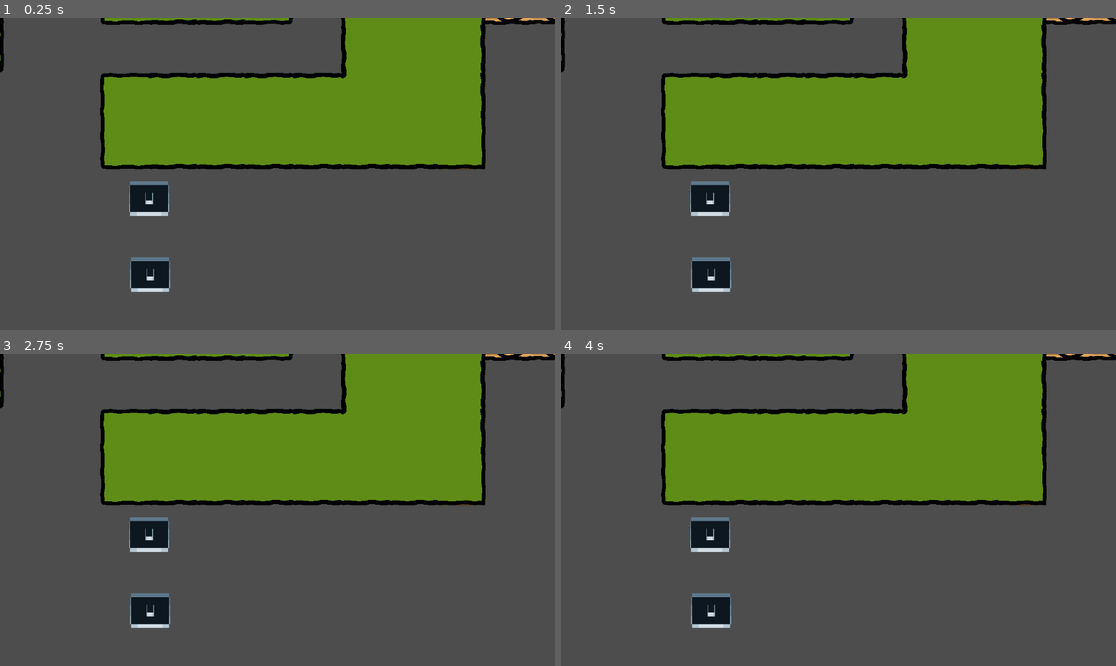
Above: before the commit, frames 1-4 (two rows, left to right).
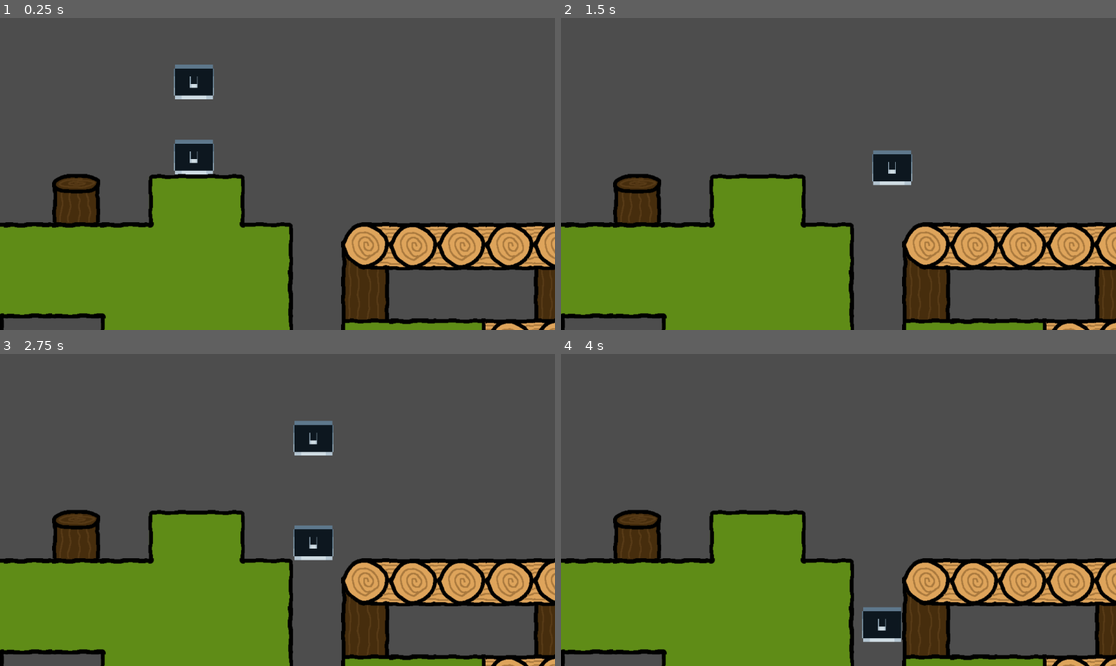
Above: after the commit, the same moments.

Repository: Buckaroodle/BedcliffGame
Game: Godot game, scene res://level.tscn
Two runs of this game, one before a commit and one after it. Both use one fixed random seed, a clock stepped at 60 frames per second and the inputs below.
Inputs (mouse positions are in pixels of both pictures, inside the frame that each line leads up to):
- Up to frame 1 (0.25 s): no input
- Up to frame 2 (1.5 s): move the mouse to (960, 158) at 0.52 s; hold D (right) from 0.53 s (still down); click (960, 158) at 0.6 s; click (960, 158) at 0.77 s; right-click (960, 158) at 0.8 s; click (960, 158) at 1.07 s; move the mouse to (727, 189) at 1.27 s; right-click (727, 189) at 1.35 s
- Up to frame 3 (2.75 s): click (166, 525) at 1.52 s; click (166, 525) at 1.55 s; click (166, 525) at 1.82 s; move the mouse to (333, 441) at 2.02 s; release D (right) at 2.03 s; hold A (left) from 2.03 s (still down); click (333, 441) at 2.1 s; right-click (333, 441) at 2.3 s
- Up to frame 4 (4 s): move the mouse to (810, 572) at 2.77 s; release A (left) at 2.78 s; hold D (right) from 2.78 s (still down); right-click (810, 572) at 2.85 s; click (810, 572) at 3.02 s; click (810, 572) at 3.05 s; click (810, 572) at 3.32 s; move the mouse to (1005, 556) at 3.52 s; click (1005, 556) at 3.6 s; click (1005, 556) at 3.77 s; right-click (1005, 556) at 3.8 s

The runs differ from the first frame. In frame 1, 58% of the frame differs, in the area x 0-100%, y 0-100%; in frame 2, 58%; in frame 3, 59%; in frame 4, 59%.

Commit message:
fixed movement
I did a thing all on my own

Diff:
--- a/bedcliff/level.tscn
+++ b/bedcliff/level.tscn
@@ -1,10 +1,7 @@
-[gd_scene load_steps=7 format=3 uid="uid://bm50u24u2n4py"]
+[gd_scene load_steps=6 format=3 uid="uid://bm50u24u2n4py"]
 
-[ext_resource type="Texture2D" uid="uid://ink4tstalxjr" path="res://sprites/SpaceBar.png" id="1_emoj7"]
+[ext_resource type="PackedScene" uid="uid://g2rm7k4iwsru" path="res://player.tscn" id="1_p6fpi"]
 [ext_resource type="Texture2D" uid="uid://btoyuo1acxmog" path="res://sprites/bedclifftileset.png" id="2_nbkdb"]
-
-[sub_resource type="RectangleShape2D" id="RectangleShape2D_yebgo"]
-size = Vector2(84, 70)
 
 [sub_resource type="RectangleShape2D" id="RectangleShape2D_yeyg6"]
 size = Vector2(1012, 20)
@@ -15,26 +12,31 @@
 0:0/0 = 0
 0:0/0/terrain_set = 0
 0:0/0/terrain = 0
+0:0/0/physics_layer_0/polygon_0/points = PackedVector2Array(-50, -50, 50, -50, 50, 50, -50, 50)
 0:0/0/terrains_peering_bit/bottom_side = 0
 1:0/0 = 0
 1:0/0/terrain_set = 0
 1:0/0/terrain = 0
+1:0/0/physics_layer_0/polygon_0/points = PackedVector2Array(-50, -50, 50, -50, 50, 50, -50, 50)
 1:0/0/terrains_peering_bit/right_side = 0
 1:0/0/terrains_peering_bit/bottom_side = 0
 2:0/0 = 0
 2:0/0/terrain_set = 0
 2:0/0/terrain = 0
+2:0/0/physics_layer_0/polygon_0/points = PackedVector2Array(-50, -50, 50, -50, 50, 50, -50, 50)
 2:0/0/terrains_peering_bit/right_side = 0
 2:0/0/terrains_peering_bit/bottom_side = 0
 2:0/0/terrains_peering_bit/left_side = 0
 3:0/0 = 0
 3:0/0/terrain_set = 0
 3:0/0/terrain = 0
+3:0/0/physics_layer_0/polygon_0/points = PackedVector2Array(-50, -50, 50, -50, 50, 50, -50, 50)
 3:0/0/terrains_peering_bit/bottom_side = 0
 3:0/0/terrains_peering_bit/left_side = 0
 4:0/0 = 0
 4:0/0/terrain_set = 0
 4:0/0/terrain = 0
+4:0/0/physics_layer_0/polygon_0/points = PackedVector2Array(-50, -50, 50, -50, 50, 50, -50, 50)
 4:0/0/terrains_peering_bit/right_side = 0
 4:0/0/terrains_peering_bit/bottom_side = 0
 4:0/0/terrains_peering_bit/left_side = 0
@@ -43,6 +45,7 @@
 5:0/0 = 0
 5:0/0/terrain_set = 0
 5:0/0/terrain = 0
+5:0/0/physics_layer_0/polygon_0/points = PackedVector2Array(-50, -50, 50, -50, 50, 50, -50, 50)
 5:0/0/terrains_peering_bit/right_side = 0
 5:0/0/terrains_peering_bit/bottom_right_corner = 0
 5:0/0/terrains_peering_bit/bottom_side = 0
@@ -50,6 +53,7 @@
 6:0/0 = 0
 6:0/0/terrain_set = 0
 6:0/0/terrain = 0
+6:0/0/physics_layer_0/polygon_0/points = PackedVector2Array(-50, -50, 50, -50, 50, 50, -50, 50)
 6:0/0/terrains_peering_bit/right_side = 0
 6:0/0/terrains_peering_bit/bottom_side = 0
 6:0/0/terrains_peering_bit/bottom_left_corner = 0
@@ -57,6 +61,7 @@
 7:0/0 = 0
 7:0/0/terrain_set = 0
 7:0/0/terrain = 0
+7:0/0/physics_layer_0/polygon_0/points = PackedVector2Array(-50, -50, 50, -50, 50, 50, -50, 50)
 7:0/0/terrains_peering_bit/right_side = 0
 7:0/0/terrains_peering_bit/bottom_side = 0
 7:0/0/terrains_peering_bit/left_side = 0
@@ -65,12 +70,14 @@
 8:0/0 = 0
 8:0/0/terrain_set = 0
 8:0/0/terrain = 0
+8:0/0/physics_layer_0/polygon_0/points = PackedVector2Array(-50, -50, 50, -50, 50, 50, -50, 50)
 8:0/0/terrains_peering_bit/right_side = 0
 8:0/0/terrains_peering_bit/bottom_right_corner = 0
 8:0/0/terrains_peering_bit/bottom_side = 0
 9:0/0 = 0
 9:0/0/terrain_set = 0
 9:0/0/terrain = 0
+9:0/0/physics_layer_0/polygon_0/points = PackedVector2Array(-50, -50, 50, -50, 50, 50, -50, 50)
 9:0/0/terrains_peering_bit/right_side = 0
 9:0/0/terrains_peering_bit/bottom_right_corner = 0
 9:0/0/terrains_peering_bit/bottom_side = 0
@@ -80,6 +87,7 @@
 10:0/0 = 0
 10:0/0/terrain_set = 0
 10:0/0/terrain = 0
+10:0/0/physics_layer_0/polygon_0/points = PackedVector2Array(-50, -50, 50, -50, 50, 50, -50, 50)
 10:0/0/terrains_peering_bit/right_side = 0
 10:0/0/terrains_peering_bit/bottom_right_corner = 0
 10:0/0/terrains_peering_bit/bottom_side = 0
@@ -88,6 +96,7 @@
 11:0/0 = 0
 11:0/0/terrain_set = 0
 11:0/0/terrain = 0
+11:0/0/physics_layer_0/polygon_0/points = PackedVector2Array(-50, -50, 50, -50, 50, 50, -50, 50)
 11:0/0/terrains_peering_bit/bottom_side = 0
 11:0/0/terrains_peering_bit/bottom_left_corner = 0
 11:0/0/terrains_peering_bit/left_side = 0
@@ -156,17 +165,20 @@
 0:1/0 = 0
 0:1/0/terrain_set = 0
 0:1/0/terrain = 0
+0:1/0/physics_layer_0/polygon_0/points = PackedVector2Array(-50, -50, 50, -50, 50, 50, -50, 50)
 0:1/0/terrains_peering_bit/bottom_side = 0
 0:1/0/terrains_peering_bit/top_side = 0
 1:1/0 = 0
 1:1/0/terrain_set = 0
 1:1/0/terrain = 0
+1:1/0/physics_layer_0/polygon_0/points = PackedVector2Array(-50, -50, 50, -50, 50, 50, -50, 50)
 1:1/0/terrains_peering_bit/right_side = 0
 1:1/0/terrains_peering_bit/bottom_side = 0
 1:1/0/terrains_peering_bit/top_side = 0
 2:1/0 = 0
 2:1/0/terrain_set = 0
 2:1/0/terrain = 0
+2:1/0/physics_layer_0/polygon_0/points = PackedVector2Array(-50, -50, 50, -50, 50, 50, -50, 50)
 2:1/0/terrains_peering_bit/right_side = 0
 2:1/0/terrains_peering_bit/bottom_side = 0
 2:1/0/terrains_peering_bit/left_side = 0
@@ -174,12 +186,14 @@
 3:1/0 = 0
 3:1/0/terrain_set = 0
 3:1/0/terrain = 0
+3:1/0/physics_layer_0/polygon_0/points = PackedVector2Array(-50, -50, 50, -50, 50, 50, -50, 50)
 3:1/0/terrains_peering_bit/bottom_side = 0
 3:1/0/terrains_peering_bit/left_side = 0
 3:1/0/terrains_peering_bit/top_side = 0
 4:1/0 = 0
 4:1/0/terrain_set = 0
 4:1/0/terrain = 0
+4:1/0/physics_layer_0/polygon_0/points = PackedVector2Array(-50, -50, 50, -50, 50, 50, -50, 50)
 4:1/0/terrains_peering_bit/right_side = 0
 4:1/0/terrains_peering_bit/bottom_right_corner = 0
 4:1/0/terrains_peering_bit/bottom_side = 0
@@ -187,6 +201,7 @@
 5:1/0 = 0
 5:1/0/terrain_set = 0
 5:1/0/terrain = 0
+5:1/0/physics_layer_0/polygon_0/points = PackedVector2Array(-50, -50, 50, -50, 50, 50, -50, 50)
 5:1/0/terrains_peering_bit/right_side = 0
 5:1/0/terrains_peering_bit/bottom_right_corner = 0
 5:1/0/terrains_peering_bit/bottom_side = 0
@@ -197,6 +212,7 @@
 6:1/0 = 0
 6:1/0/terrain_set = 0
 6:1/0/terrain = 0
+6:1/0/physics_layer_0/polygon_0/points = PackedVector2Array(-50, -50, 50, -50, 50, 50, -50, 50)
 6:1/0/terrains_peering_bit/right_side = 0
 6:1/0/terrains_peering_bit/bottom_right_corner = 0
 6:1/0/terrains_peering_bit/bottom_side = 0
@@ -207,6 +223,7 @@
 7:1/0 = 0
 7:1/0/terrain_set = 0
 7:1/0/terrain = 0
+7:1/0/physics_layer_0/polygon_0/points = PackedVector2Array(-50, -50, 50, -50, 50, 50, -50, 50)
 7:1/0/terrains_peering_bit/bottom_side = 0
 7:1/0/terrains_peering_bit/bottom_left_corner = 0
 7:1/0/terrains_peering_bit/left_side = 0
@@ -214,6 +231,7 @@
 8:1/0 = 0
 8:1/0/terrain_set = 0
 8:1/0/terrain = 0
+8:1/0/physics_layer_0/polygon_0/points = PackedVector2Array(-50, -50, 50, -50, 50, 50, -50, 50)
 8:1/0/terrains_peering_bit/right_side = 0
 8:1/0/terrains_peering_bit/bottom_right_corner = 0
 8:1/0/terrains_peering_bit/bottom_side = 0
@@ -222,6 +240,7 @@
 9:1/0 = 0
 9:1/0/terrain_set = 0
 9:1/0/terrain = 0
+9:1/0/physics_layer_0/polygon_0/points = PackedVector2Array(-50, -50, 50, -50, 50, 50, -50, 50)
 9:1/0/terrains_peering_bit/right_side = 0
 9:1/0/terrains_peering_bit/bottom_side = 0
 9:1/0/terrains_peering_bit/bottom_left_corner = 0
@@ -233,6 +252,7 @@
 11:1/0 = 0
 11:1/0/terrain_set = 0
 11:1/0/terrain = 0
+11:1/0/physics_layer_0/polygon_0/points = PackedVector2Array(-50, -50, 50, -50, 50, 50, -50, 50)
 11:1/0/terrains_peering_bit/right_side = 0
 11:1/0/terrains_peering_bit/bottom_side = 0
 11:1/0/terrains_peering_bit/bottom_left_corner = 0
@@ -305,26 +325,31 @@
 0:2/0 = 0
 0:2/0/terrain_set = 0
 0:2/0/terrain = 0
+0:2/0/physics_layer_0/polygon_0/points = PackedVector2Array(-50, -50, 50, -50, 50, 50, -50, 50)
 0:2/0/terrains_peering_bit/top_side = 0
 1:2/0 = 0
 1:2/0/terrain_set = 0
 1:2/0/terrain = 0
+1:2/0/physics_layer_0/polygon_0/points = PackedVector2Array(-50, -50, 50, -50, 50, 50, -50, 50)
 1:2/0/terrains_peering_bit/right_side = 0
 1:2/0/terrains_peering_bit/top_side = 0
 2:2/0 = 0
 2:2/0/terrain_set = 0
 2:2/0/terrain = 0
+2:2/0/physics_layer_0/polygon_0/points = PackedVector2Array(-50, -50, 50, -50, 50, 50, -50, 50)
 2:2/0/terrains_peering_bit/right_side = 0
 2:2/0/terrains_peering_bit/left_side = 0
 2:2/0/terrains_peering_bit/top_side = 0
 3:2/0 = 0
 3:2/0/terrain_set = 0
 3:2/0/terrain = 0
+3:2/0/physics_layer_0/polygon_0/points = PackedVector2Array(-50, -50, 50, -50, 50, 50, -50, 50)
 3:2/0/terrains_peering_bit/left_side = 0
 3:2/0/terrains_peering_bit/top_side = 0
 4:2/0 = 0
 4:2/0/terrain_set = 0
 4:2/0/terrain = 0
+4:2/0/physics_layer_0/polygon_0/points = PackedVector2Array(-50, -50, 50, -50, 50, 50, -50, 50)
 4:2/0/terrains_peering_bit/right_side = 0
 4:2/0/terrains_peering_bit/bottom_side = 0
 4:2/0/terrains_peering_bit/top_side = 0
@@ -332,6 +357,7 @@
 5:2/0 = 0
 5:2/0/terrain_set = 0
 5:2/0/terrain = 0
+5:2/0/physics_layer_0/polygon_0/points = PackedVector2Array(-50, -50, 50, -50, 50, 50, -50, 50)
 5:2/0/terrains_peering_bit/right_side = 0
 5:2/0/terrains_peering_bit/bottom_right_corner = 0
 5:2/0/terrains_peering_bit/bottom_side = 0
@@ -342,6 +368,7 @@
 6:2/0 = 0
 6:2/0/terrain_set = 0
 6:2/0/terrain = 0
+6:2/0/physics_layer_0/polygon_0/points = PackedVector2Array(-50, -50, 50, -50, 50, 50, -50, 50)
 6:2/0/terrains_peering_bit/right_side = 0
 6:2/0/terrains_peering_bit/bottom_side = 0
 6:2/0/terrains_peering_bit/bottom_left_corner = 0
@@ -352,6 +379,7 @@
 7:2/0 = 0
 7:2/0/terrain_set = 0
 7:2/0/terrain = 0
+7:2/0/physics_layer_0/polygon_0/points = PackedVector2Array(-50, -50, 50, -50, 50, 50, -50, 50)
 7:2/0/terrains_peering_bit/bottom_side = 0
 7:2/0/terrains_peering_bit/left_side = 0
 7:2/0/terrains_peering_bit/top_left_corner = 0
@@ -359,6 +387,7 @@
 8:2/0 = 0
 8:2/0/terrain_set = 0
 8:2/0/terrain = 0
+8:2/0/physics_layer_0/polygon_0/points = PackedVector2Array(-50, -50, 50, -50, 50, 50, -50, 50)
 8:2/0/terrains_peering_bit/right_side = 0
 8:2/0/terrains_peering_bit/bottom_right_corner = 0
 8:2/0/terrains_peering_bit/bottom_side = 0
@@ -368,6 +397,7 @@
 9:2/0 = 0
 9:2/0/terrain_set = 0
 9:2/0/terrain = 0
+9:2/0/physics_layer_0/polygon_0/points = PackedVector2Array(-50, -50, 50, -50, 50, 50, -50, 50)
 9:2/0/terrains_peering_bit/right_side = 0
 9:2/0/terrains_peering_bit/bottom_right_corner = 0
 9:2/0/terrains_peering_bit/bottom_side = 0
@@ -379,6 +409,7 @@
 10:2/0 = 0
 10:2/0/terrain_set = 0
 10:2/0/terrain = 0
+10:2/0/physics_layer_0/polygon_0/points = PackedVector2Array(-50, -50, 50, -50, 50, 50, -50, 50)
 10:2/0/terrains_peering_bit/right_side = 0
 10:2/0/terrains_peering_bit/bottom_right_corner = 0
 10:2/0/terrains_peering_bit/bottom_side = 0
@@ -388,6 +419,7 @@
 11:2/0 = 0
 11:2/0/terrain_set = 0
 11:2/0/terrain = 0
+11:2/0/physics_layer_0/polygon_0/points = PackedVector2Array(-50, -50, 50, -50, 50, 50, -50, 50)
 11:2/0/terrains_peering_bit/bottom_side = 0
 11:2/0/terrains_peering_bit/bottom_left_corner = 0
 11:2/0/terrains_peering_bit/left_side = 0
@@ -462,19 +494,23 @@
 1:3/0 = 0
 1:3/0/terrain_set = 0
 1:3/0/terrain = 0
+1:3/0/physics_layer_0/polygon_0/points = PackedVector2Array(-50, -50, 50, -50, 50, 50, -50, 50)
 1:3/0/terrains_peering_bit/right_side = 0
 2:3/0 = 0
 2:3/0/terrain_set = 0
 2:3/0/terrain = 0
+2:3/0/physics_layer_0/polygon_0/points = PackedVector2Array(-50, -50, 50, -50, 50, 50, -50, 50)
 2:3/0/terrains_peering_bit/right_side = 0
 2:3/0/terrains_peering_bit/left_side = 0
 3:3/0 = 0
 3:3/0/terrain_set = 0
 3:3/0/terrain = 0
+3:3/0/physics_layer_0/polygon_0/points = PackedVector2Array(-50, -50, 50, -50, 50, 50, -50, 50)
 3:3/0/terrains_peering_bit/left_side = 0
 4:3/0 = 0
 4:3/0/terrain_set = 0
 4:3/0/terrain = 0
+4:3/0/physics_layer_0/polygon_0/points = PackedVector2Array(-50, -50, 50, -50, 50, 50, -50, 50)
 4:3/0/terrains_peering_bit/right_side = 0
 4:3/0/terrains_peering_bit/bottom_side = 0
 4:3/0/terrains_peering_bit/bottom_left_corner = 0
@@ -483,6 +519,7 @@
 5:3/0 = 0
 5:3/0/terrain_set = 0
 5:3/0/terrain = 0
+5:3/0/physics_layer_0/polygon_0/points = PackedVector2Array(-50, -50, 50, -50, 50, 50, -50, 50)
 5:3/0/terrains_peering_bit/right_side = 0
 5:3/0/terrains_peering_bit/left_side = 0
 5:3/0/terrains_peering_bit/top_side = 0
@@ -490,6 +527,7 @@
 6:3/0 = 0
 6:3/0/terrain_set = 0
 6:3/0/terrain = 0
+6:3/0/physics_layer_0/polygon_0/points = PackedVector2Array(-50, -50, 50, -50, 50, 50, -50, 50)
 6:3/0/terrains_peering_bit/right_side = 0
 6:3/0/terrains_peering_bit/left_side = 0
 6:3/0/terrains_peering_bit/top_left_corner = 0
@@ -497,6 +535,7 @@
 7:3/0 = 0
 7:3/0/terrain_set = 0
 7:3/0/terrain = 0
+7:3/0/physics_layer_0/polygon_0/points = PackedVector2Array(-50, -50, 50, -50, 50, 50, -50, 50)
 7:3/0/terrains_peering_bit/right_side = 0
 7:3/0/terrains_peering_bit/bottom_right_corner = 0
 7:3/0/terrains_peering_bit/bottom_side = 0
@@ -505,12 +544,14 @@
 8:3/0 = 0
 8:3/0/terrain_set = 0
 8:3/0/terrain = 0
+8:3/0/physics_layer_0/polygon_0/points = PackedVector2Array(-50, -50, 50, -50, 50, 50, -50, 50)
 8:3/0/terrains_peering_bit/right_side = 0
 8:3/0/terrains_peering_bit/top_side = 0
 8:3/0/terrains_peering_bit/top_right_corner = 0
 9:3/0 = 0
 9:3/0/terrain_set = 0
 9:3/0/terrain = 0
+9:3/0/physics_layer_0/polygon_0/points = PackedVector2Array(-50, -50, 50, -50, 50, 50, -50, 50)
 9:3/0/terrains_peering_bit/right_side = 0
 9:3/0/terrains_peering_bit/left_side = 0
 9:3/0/terrains_peering_bit/top_left_corner = 0
@@ -519,6 +560,7 @@
 10:3/0 = 0
 10:3/0/terrain_set = 0
 10:3/0/terrain = 0
+10:3/0/physics_layer_0/polygon_0/points = PackedVector2Array(-50, -50, 50, -50, 50, 50, -50, 50)
 10:3/0/terrains_peering_bit/right_side = 0
 10:3/0/terrains_peering_bit/bottom_side = 0
 10:3/0/terrains_peering_bit/left_side = 0
@@ -528,6 +570,7 @@
 11:3/0 = 0
 11:3/0/terrain_set = 0
 11:3/0/terrain = 0
+11:3/0/physics_layer_0/polygon_0/points = PackedVector2Array(-50, -50, 50, -50, 50, 50, -50, 50)
 11:3/0/terrains_peering_bit/left_side = 0
 11:3/0/terrains_peering_bit/top_left_corner = 0
 11:3/0/terrains_peering_bit/top_side = 0
@@ -2144,6 +2187,7 @@
 
 [sub_resource type="TileSet" id="TileSet_li4qy"]
 tile_size = Vector2i(100, 100)
+physics_layer_0/collision_layer = 1
 terrain_set_0/mode = 0
 terrain_set_0/terrain_0/name = "Terrain 0"
 terrain_set_0/terrain_0/color = Color(0.5, 0.34375, 0.25, 1)
@@ -2151,30 +2195,8 @@
 
 [node name="Node2D" type="Node2D"]
 
-[node name="TopBed" type="CharacterBody2D" parent="."]
-position = Vector2(-290, -286)
-collision_layer = 0
-
-[node name="SpaceBar" type="Sprite2D" parent="TopBed"]
-position = Vector2(91.5775, 47)
-scale = Vector2(0.198233, 1)
-texture = ExtResource("1_emoj7")
-
-[node name="CollisionShape2D" type="CollisionShape2D" parent="TopBed"]
-position = Vector2(91.345, 48)
-shape = SubResource("RectangleShape2D_yebgo")
-
-[node name="BottomCliff" type="CharacterBody2D" parent="."]
-position = Vector2(-288, -128)
-
-[node name="SpaceBar" type="Sprite2D" parent="BottomCliff"]
-position = Vector2(91.5775, 47)
-scale = Vector2(0.198233, 1)
-texture = ExtResource("1_emoj7")
-
-[node name="CollisionShape2D" type="CollisionShape2D" parent="BottomCliff"]
-position = Vector2(91.345, 48)
-shape = SubResource("RectangleShape2D_yebgo")
+[node name="Player" parent="." instance=ExtResource("1_p6fpi")]
+position = Vector2(-103, -1024)
 
 [node name="Area2D" type="StaticBody2D" parent="."]
 
@@ -2190,9 +2212,7 @@
 shape = SubResource("RectangleShape2D_yeyg6")
 
 [node name="Camera2D" type="Camera2D" parent="."]
-position = Vector2(68, -290)
-
-[node name="Timer" type="Timer" parent="."]
+position = Vector2(67.685, -1000.42)
 
 [node name="TileMap" type="TileMap" parent="."]
 tile_set = SubResource("TileSet_li4qy")
--- /dev/null
+++ b/bedcliff/player.tscn
@@ -0,0 +1,34 @@
+[gd_scene load_steps=5 format=3 uid="uid://g2rm7k4iwsru"]
+
+[ext_resource type="Script" path="res://top.gd" id="1_iq67b"]
+[ext_resource type="Texture2D" uid="uid://ink4tstalxjr" path="res://sprites/SpaceBar.png" id="2_khsnt"]
+[ext_resource type="Script" path="res://bottom.gd" id="3_0b43k"]
+
+[sub_resource type="RectangleShape2D" id="RectangleShape2D_yebgo"]
+size = Vector2(84, 70)
+
+[node name="Player" type="Node2D"]
+
+[node name="TopBed" type="CharacterBody2D" parent="." node_paths=PackedStringArray("bed")]
+position = Vector2(-3, -196)
+collision_layer = 0
+script = ExtResource("3_0b43k")
+bed = NodePath("../BottomCliff")
+
+[node name="SpaceBar" type="Sprite2D" parent="TopBed"]
+scale = Vector2(0.198233, 1)
+texture = ExtResource("2_khsnt")
+
+[node name="CollisionShape2D" type="CollisionShape2D" parent="TopBed"]
+shape = SubResource("RectangleShape2D_yebgo")
+
+[node name="BottomCliff" type="CharacterBody2D" parent="."]
+position = Vector2(-3, -40)
+script = ExtResource("1_iq67b")
+
+[node name="SpaceBar" type="Sprite2D" parent="BottomCliff"]
+scale = Vector2(0.198233, 1)
+texture = ExtResource("2_khsnt")
+
+[node name="CollisionShape2D" type="CollisionShape2D" parent="BottomCliff"]
+shape = SubResource("RectangleShape2D_yebgo")
--- /dev/null
+++ b/bedcliff/test2.tscn
@@ -0,0 +1,8 @@
+[gd_scene load_steps=2 format=3 uid="uid://c3poq6h0jk5aw"]
+
+[ext_resource type="PackedScene" uid="uid://g2rm7k4iwsru" path="res://player.tscn" id="1_88dm4"]
+
+[node name="Node2D" type="Node2D"]
+
+[node name="Player" parent="." instance=ExtResource("1_88dm4")]
+position = Vector2(673, 1333)
--- a/bedcliff/top.gd
+++ b/bedcliff/top.gd
@@ -12,13 +12,12 @@
 		velocity += get_gravity() * delta
 
 	# Handle jump.
-	if Input.is_action_just_pressed("jump2") and is_on_floor():
+	if Input.is_action_just_pressed("jump") and is_on_floor():
 		velocity.y = JUMP_VELOCITY
 
 	# Get the input direction and handle the movement/deceleration.
 	# As good practice, you should replace UI actions with custom gameplay actions.
 
-	if test == 1():
 
 	var direction = Input.get_axis("left", "right")
 	if direction:
Binary file removed: bedcliff/sprites/mzacsdtxvbl71.png
Not shown, removed: bedcliff/sprites/mzacsdtxvbl71.png.import
